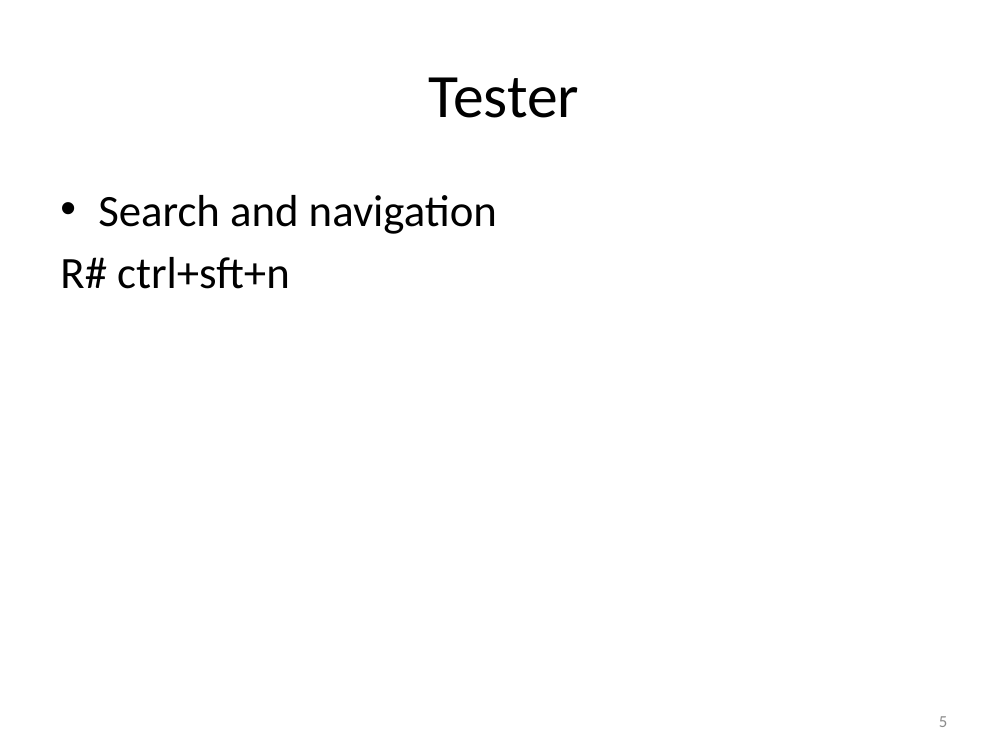
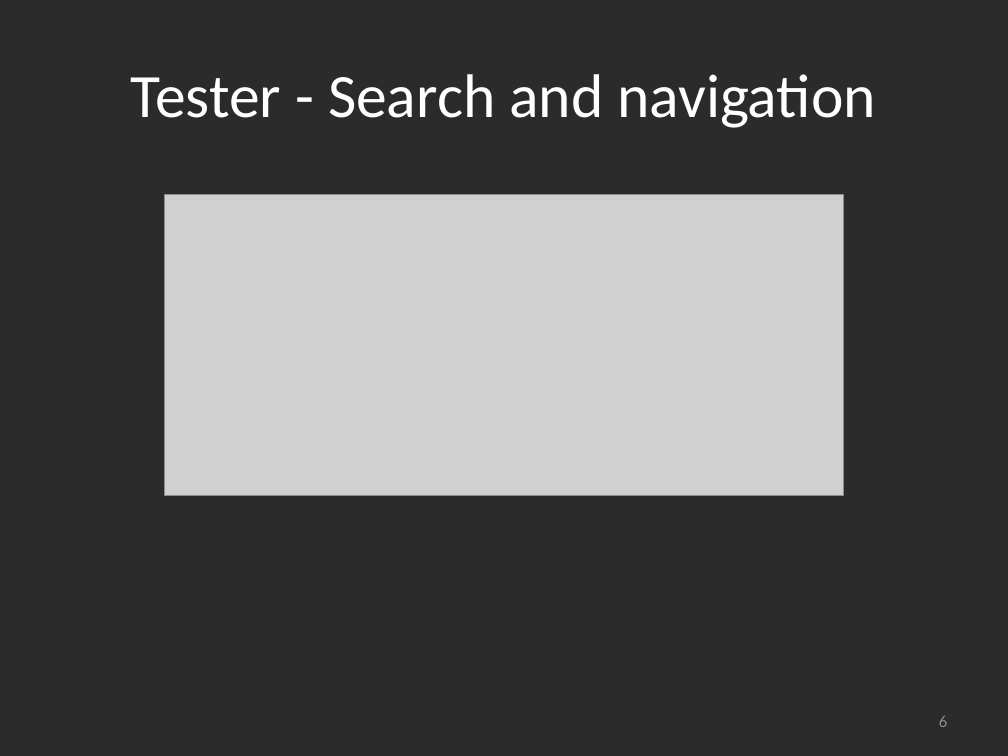
Before and after one commit to msuarz/portfolio, a slide deck: slide 6 of agile2011/presentation.pptx (slide 5 before the commit). Drawn at 1008x756 pixels with LibreOffice and Linux fonts; fonts in the diff are those of the drawing; grey boxes stand for pictures; background and template pictures are left out; a plain dark background stands for a picture behind light text. Boxes give left, top, right and bottom in pixels: in the first picture for what was removed or moved away, otherwise in the second. Text is boxed around its words. In the diff, an @@ line names an element or a change of style, - is before the commit and + after.

```diff
--- a/agile2011/presentation.pptx
+++ b/agile2011/presentation.pptx
@@ background #FFFFFF to picture (left out) @@
@@ title at [131, 74, 876, 128]: text changed; text colour #000000 to #FFFFFF @@
-Tester
+Tester - Search and navigation
@@ text removed at [60, 195, 497, 289] @@
-• Search and navigation
-R# ctrl+sft+n
@@ picture added at [164, 195, 844, 496] @@
@@ page number at [939, 716, 947, 727]: text changed @@
-5
+6
```
Also in this commit, not shown: 13 other slides changed, 2 slides added, 26 other files.
